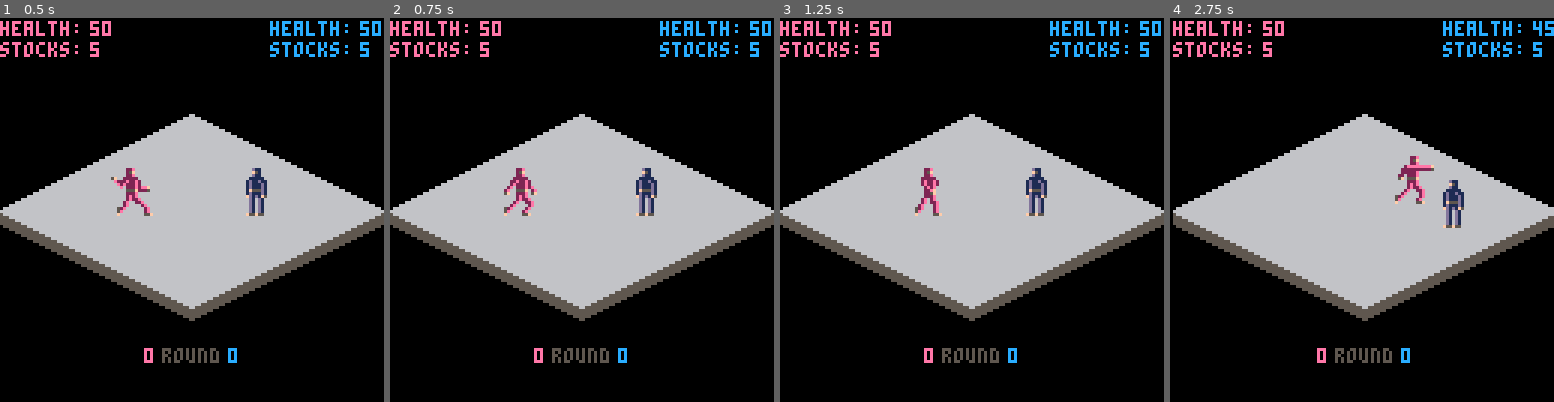
Above: before the commit, frames 1-4 (left to right).
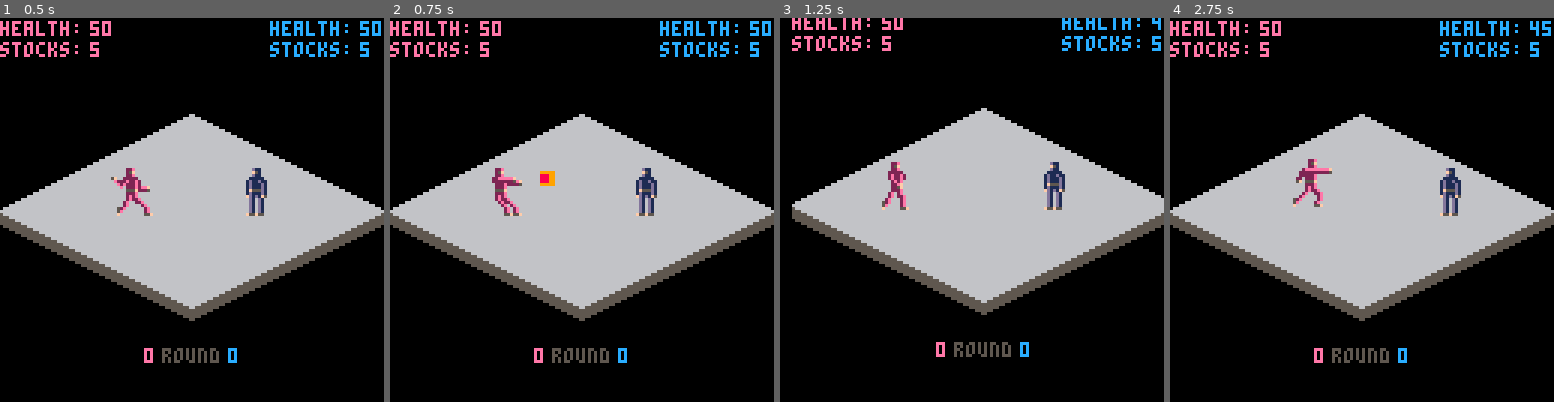
Above: after the commit, the same moments.

Repository: Trifectuh/Fantasy-Console-Projects
Game: PICO-8 cartridge isofight.p8
The game is run twice, just before and just after one commit, with the same random seed, the same clock (stepped at 60 frames per second) and the same inputs.
Inputs:
- Up to frame 1 (0.5 s): tap X (X key) at 0.33 s
- Up to frame 2 (0.75 s): tap O (Z key) at 0.7 s
- Up to frame 3 (1.25 s): tap X (X key) at 1.07 s
- Up to frame 4 (2.75 s): hold Right 1.6-2.1 s; tap O (Z key) at 1.7, 2.1, 2.5 s; tap X (X key) at 1.85 s; hold Up 2.15-2.42 s; hold Right from 2.47 s (still down)

Frame 1 is identical in both runs. In frame 2, 1.0% of the frame differs, in the area x 26-43%, y 39-52%; in frame 3, 9.6%, in the area x 0-100%, y 0-90%; in frame 4, 6.0%.

Commit message:
fixed all the broken stuff from refactor

Diff:
--- a/isofight.p8
+++ b/isofight.p8
@@ -278,10 +278,31 @@
     attack_impact(op,m) end
   elseif attack_anim(c,m)=='r' then
    char_blockreset(op) end
- else
-  c.activemove=0
-  c.halt=false
- end
+ elseif c.activemove!=0 then c.halt=true
+ else c.halt=false end
+end
+
+function attack_2(c)
+ local m=c.moves.atk2
+ local op=char_getop(c)
+ local ctrl=c.id-1
+ local opctrl=op.id-1
+ if btn(5, ctrl) and c.activemove==0 then
+   c.halt=true
+   attack_anim(c,m)
+   c.activemove=2
+ elseif c.activemove==2 then
+  c.halt=true
+  if attack_anim(c,m)=='a' then
+    if c.status.projectile==false then
+     if op.x<c.x then fb_throw(c,-1)
+     else fb_throw(c,1) end
+     c.status.projectile=true
+    end
+    char_backstep(c,0.5)
+  end
+ elseif c.activemove!=0 then c.halt=true
+ else c.halt=false end
 end
 
 function attack_anim(c,m)
@@ -311,50 +332,6 @@
    c.status.knockup=m.i/2
   elseif op.y+2<c.y then
    c.status.knockup=-(m.i/2) end
- end
-end
-
-function attack_2(c)
- local m=c.moves.atk2
- local op=char_getop(c)
- local ctrl=c.id-1
- local opctrl=op.id-1
- --check for btn then atk1
- if btn(5, ctrl) and c.framecounter<=0
-  and c.activemove==0 then
-   c.halt=true
-   c.activemove=2
-   c.framecounter=m.s[1]+m.a[1]+m.r[1]
-   c.activespr=m.s[2]
- elseif c.activemove==2 then
-  c.halt=true
-  if c.framecounter>=m.a[1]+m.r[1] then
-   c.activespr=m.s[2]
-  elseif c.framecounter>=m.r[1]
-   then
-    c.activespr=m.a[2]
-    if c.status.projectile==false then
-     if op.x<c.x then fb_throw(c,-1)
-     else fb_throw(c,1) end
-     c.status.projectile=true
-    end
-    if op.x<c.x and c.x-op.x>9 then
-     c.x+=0.5
-     c.y-=c.ydir/4
-    elseif op.x>c.x and op.x-c.x>9 then
-     c.x-=0.5
-     c.y-=c.ydir/4
-    end
-  elseif c.framecounter>0 then
-   c.activespr=m.r[2]
-   op.halt=false
-   op.status.blocking=false
-  else
-   c.activemove=0
-   c.halt=false
-  end
- else
-  c.halt=false
  end
 end
 
@@ -564,6 +541,17 @@
  end
 end
 
+function char_backstep(c,d)
+ local op=char_getop(c)
+ if op.x<c.x and c.x-op.x>9 then
+  c.x+=d
+  c.y-=c.ydir/4
+ elseif op.x>c.x and op.x-c.x>9 then
+  c.x-=d
+  c.y-=c.ydir/4
+ end
+end
+
 function char_updateattacks(c)
  if c.framecounter>0 then
   c.framecounter-=1
@@ -580,23 +568,25 @@
 function char_walk(c,d)
  local op=char_getop(c)
  local x=char_getcollisions(c)
- if d==0 and x.coll==false then
-  c.dx=-0.5 c.xdir=-1 c.walk=true end
- if d==1 and x.colr==false then
-  c.dx=0.5 c.xdir=1 c.walk=true end
- if d==2 then
-  c.ydir=-1
-  if x.cu==true then
-   if c.y>=op.y+6 or op.y>=c.y+5 then
-    c.dy=-0.25 c.walk=true end
-  else c.dy=-0.25 c.walk=true end
- end
- if d==3 then
-  c.ydir=1
-  if x.cu==true then
-   if c.y<=op.y-6 or op.y<=c.y-5 then
-    c.dy=0.25 c.walk=true end
-  else c.dy=0.25 c.walk=true end
+ if c.halt==false then
+  if d==0 and x.coll==false then
+   c.dx=-0.5 c.xdir=-1 c.walk=true end
+  if d==1 and x.colr==false then
+   c.dx=0.5 c.xdir=1 c.walk=true end
+  if d==2 then
+   c.ydir=-1
+   if x.cu==true then
+    if c.y>=op.y+6 or op.y>=c.y+5 then
+     c.dy=-0.25 c.walk=true end
+   else c.dy=-0.25 c.walk=true end
+  end
+  if d==3 then
+   c.ydir=1
+   if x.cu==true then
+    if c.y<=op.y-6 or op.y<=c.y-5 then
+     c.dy=0.25 c.walk=true end
+   else c.dy=0.25 c.walk=true end
+  end
  end
 end
 
